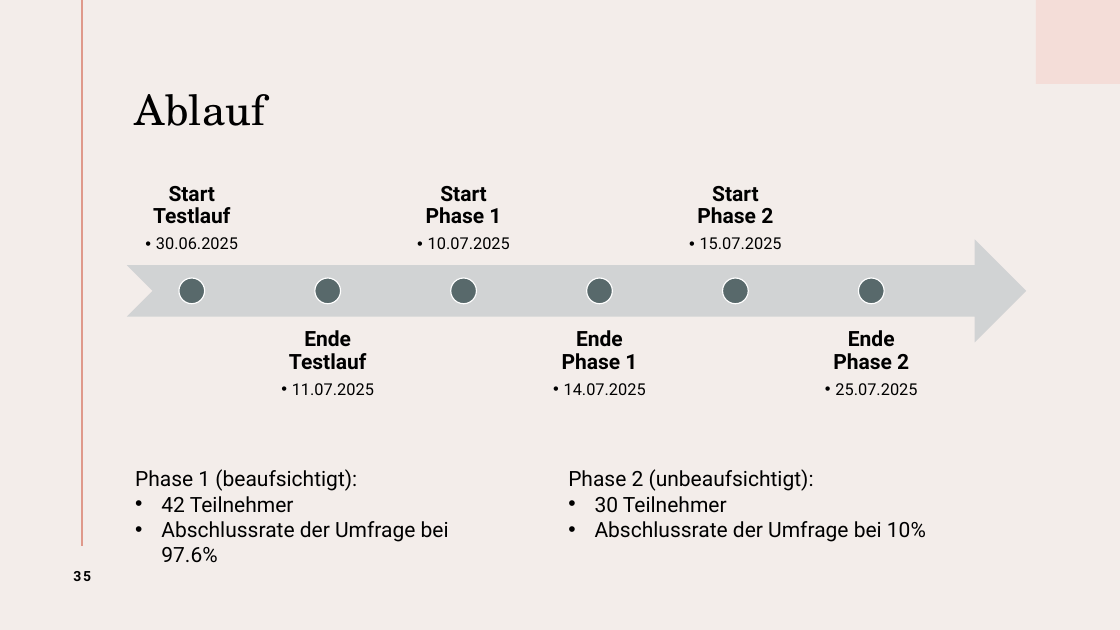
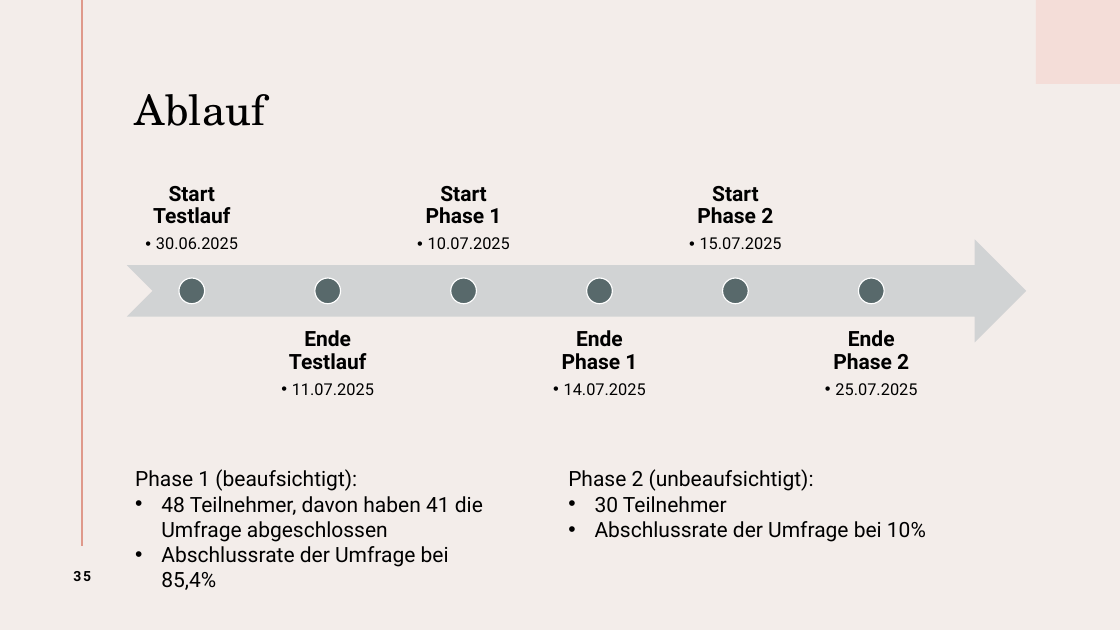
Before and after one commit to ToniHantschmann/deepfake_detector, a slide deck: slide 35 of presentation/presentation.pptx. Drawn at 1120x630 pixels with LibreOffice and Linux fonts; fonts in the diff are those of the drawing. Boxes give left, top, right and bottom in pixels: in the first picture for what was removed or moved away, otherwise in the second. Text is boxed around its words. In the diff, an @@ line names an element or a change of style, - is before the commit and + after.

```diff
--- a/presentation/presentation.pptx
+++ b/presentation/presentation.pptx
@@ text at (x1=161, y1=496, x2=483, y2=590): text changed @@
-• 42 Teilnehmer
-• Abschlussrate der Umfrage bei 97.6%
+• 48 Teilnehmer, davon haben 41 die Umfrage abgeschlossen
+• Abschlussrate der Umfrage bei 85,4%
```
Also in this commit, not shown: 1 other slide changed.
